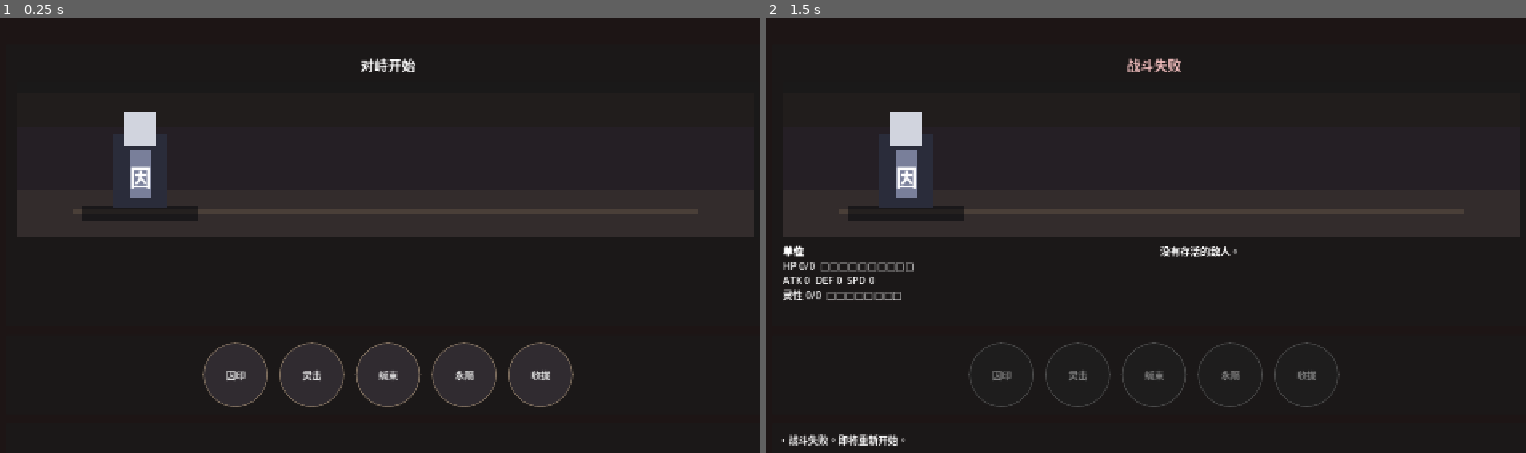
Above: before the commit, frames 1-2 (left to right).
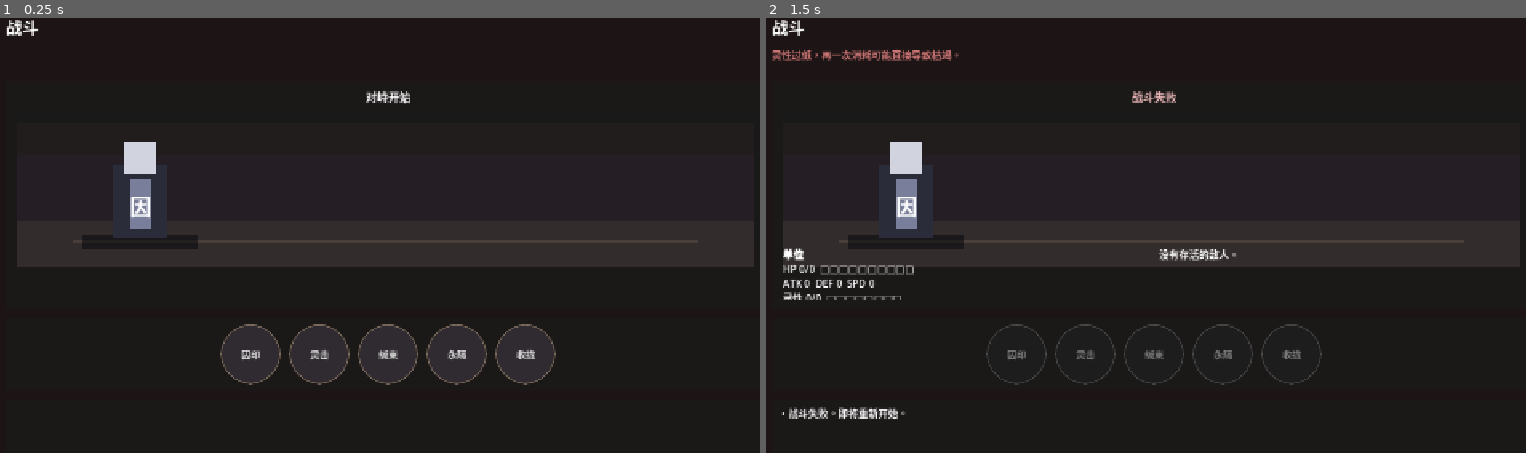
Above: after the commit, the same moments.

Repository: LTL-77/elegy-1-cage-of-solomon
Game: Godot game, scene res://scenes/battle/battle_screen.tscn
Same seed, same stepped clock (60 frames per second), same inputs: the game is played once before the commit and once after it. This scene is started directly instead of the project's main scene.
Inputs:
- Up to frame 1 (0.25 s): no input
- Up to frame 2 (1.5 s): click "囚印" at 0.5 s; tap Enter (ui_accept) at 1.25 s; hold D (move_right) from 1.28 s (still down); hold Q (clean_view) from 1.28 s (still down)

The runs differ from the first frame. In frame 1, 5.4% of the frame differs, in the area x 0-100%, y 0-90%; in frame 2, 5.8%, in the area x 0-100%, y 0-99%.

Commit message:
Tighten battle layout and log visibility

Diff:
--- a/scenes/battle/battle_screen.tscn
+++ b/scenes/battle/battle_screen.tscn
@@ -48,15 +48,15 @@
 [node name="BattleNameLabel" type="Label" parent="MarginContainer/VBoxContainer"]
 unique_name_in_owner = true
 layout_mode = 2
-theme_override_font_sizes/font_size = 30
+theme_override_font_sizes/font_size = 26
 text = "战斗"
 
 [node name="StatusLabel" type="RichTextLabel" parent="MarginContainer/VBoxContainer"]
 unique_name_in_owner = true
-custom_minimum_size = Vector2(0, 50)
-layout_mode = 2
-bbcode_enabled = true
-fit_content = true
+custom_minimum_size = Vector2(0, 40)
+layout_mode = 2
+bbcode_enabled = true
+fit_content = false
 scroll_active = false
 
 [node name="StagePanel" type="PanelContainer" parent="MarginContainer/VBoxContainer"]
@@ -65,22 +65,22 @@
 
 [node name="StageMargin" type="MarginContainer" parent="MarginContainer/VBoxContainer/StagePanel"]
 offset_right = 1224.0
-offset_bottom = 350.0
+offset_bottom = 320.0
 theme_override_constants/margin_left = 18
-theme_override_constants/margin_top = 16
+theme_override_constants/margin_top = 12
 theme_override_constants/margin_right = 18
-theme_override_constants/margin_bottom = 16
+theme_override_constants/margin_bottom = 12
 
 [node name="StageVBox" type="VBoxContainer" parent="MarginContainer/VBoxContainer/StagePanel/StageMargin"]
 layout_mode = 2
 size_flags_vertical = 3
-theme_override_constants/separation = 10
+theme_override_constants/separation = 8
 
 [node name="FeedbackLabel" type="Label" parent="MarginContainer/VBoxContainer/StagePanel/StageMargin/StageVBox"]
 unique_name_in_owner = true
 layout_mode = 2
 horizontal_alignment = 1
-theme_override_font_sizes/font_size = 22
+theme_override_font_sizes/font_size = 18
 text = "对峙开始"
 
 [node name="BattlefieldPanel" type="PanelContainer" parent="MarginContainer/VBoxContainer/StagePanel/StageMargin/StageVBox"]
@@ -89,7 +89,7 @@
 
 [node name="BattlefieldRoot" type="Control" parent="MarginContainer/VBoxContainer/StagePanel/StageMargin/StageVBox/BattlefieldPanel"]
 unique_name_in_owner = true
-custom_minimum_size = Vector2(0, 250)
+custom_minimum_size = Vector2(0, 210)
 layout_mode = 2
 
 [node name="BattlefieldGlow" type="ColorRect" parent="MarginContainer/VBoxContainer/StagePanel/StageMargin/StageVBox/BattlefieldPanel/BattlefieldRoot"]
@@ -201,24 +201,24 @@
 
 [node name="CombatInfo" type="HBoxContainer" parent="MarginContainer/VBoxContainer/StagePanel/StageMargin/StageVBox"]
 layout_mode = 2
-theme_override_constants/separation = 20
+theme_override_constants/separation = 16
 
 [node name="PlayerLabel" type="RichTextLabel" parent="MarginContainer/VBoxContainer/StagePanel/StageMargin/StageVBox/CombatInfo"]
 unique_name_in_owner = true
-custom_minimum_size = Vector2(360, 116)
+custom_minimum_size = Vector2(320, 88)
 layout_mode = 2
 size_flags_horizontal = 3
 bbcode_enabled = true
-fit_content = true
+fit_content = false
 scroll_active = false
 
 [node name="EnemyLabel" type="RichTextLabel" parent="MarginContainer/VBoxContainer/StagePanel/StageMargin/StageVBox/CombatInfo"]
 unique_name_in_owner = true
-custom_minimum_size = Vector2(420, 116)
+custom_minimum_size = Vector2(360, 88)
 layout_mode = 2
 size_flags_horizontal = 3
 bbcode_enabled = true
-fit_content = true
+fit_content = false
 scroll_active = false
 
 [node name="ActionPanel" type="PanelContainer" parent="MarginContainer/VBoxContainer"]
@@ -226,44 +226,44 @@
 
 [node name="ActionMargin" type="MarginContainer" parent="MarginContainer/VBoxContainer/ActionPanel"]
 offset_right = 1224.0
-offset_bottom = 156.0
+offset_bottom = 142.0
 theme_override_constants/margin_left = 16
-theme_override_constants/margin_top = 12
+theme_override_constants/margin_top = 10
 theme_override_constants/margin_right = 16
-theme_override_constants/margin_bottom = 12
+theme_override_constants/margin_bottom = 10
 
 [node name="ActionRow" type="HBoxContainer" parent="MarginContainer/VBoxContainer/ActionPanel/ActionMargin"]
 layout_mode = 2
 alignment = 1
-theme_override_constants/separation = 18
+theme_override_constants/separation = 14
 
 [node name="PhysicalAttackButton" type="Button" parent="MarginContainer/VBoxContainer/ActionPanel/ActionMargin/ActionRow"]
 unique_name_in_owner = true
-custom_minimum_size = Vector2(104, 104)
+custom_minimum_size = Vector2(96, 96)
 layout_mode = 2
 text = "囚印"
 
 [node name="SpiritAttackButton" type="Button" parent="MarginContainer/VBoxContainer/ActionPanel/ActionMargin/ActionRow"]
 unique_name_in_owner = true
-custom_minimum_size = Vector2(104, 104)
+custom_minimum_size = Vector2(96, 96)
 layout_mode = 2
 text = "灵击"
 
 [node name="SkillOneButton" type="Button" parent="MarginContainer/VBoxContainer/ActionPanel/ActionMargin/ActionRow"]
 unique_name_in_owner = true
-custom_minimum_size = Vector2(104, 104)
+custom_minimum_size = Vector2(96, 96)
 layout_mode = 2
 text = "缄束"
 
 [node name="SkillTwoButton" type="Button" parent="MarginContainer/VBoxContainer/ActionPanel/ActionMargin/ActionRow"]
 unique_name_in_owner = true
-custom_minimum_size = Vector2(104, 104)
+custom_minimum_size = Vector2(96, 96)
 layout_mode = 2
 text = "永隔"
 
 [node name="SkillThreeButton" type="Button" parent="MarginContainer/VBoxContainer/ActionPanel/ActionMargin/ActionRow"]
 unique_name_in_owner = true
-custom_minimum_size = Vector2(104, 104)
+custom_minimum_size = Vector2(96, 96)
 layout_mode = 2
 text = "收拢"
 
@@ -272,18 +272,19 @@
 
 [node name="LogMargin" type="MarginContainer" parent="MarginContainer/VBoxContainer/LogPanel"]
 offset_right = 1224.0
-offset_bottom = 152.0
+offset_bottom = 126.0
 theme_override_constants/margin_left = 16
-theme_override_constants/margin_top = 14
+theme_override_constants/margin_top = 10
 theme_override_constants/margin_right = 16
-theme_override_constants/margin_bottom = 14
+theme_override_constants/margin_bottom = 10
 
 [node name="LogLabel" type="RichTextLabel" parent="MarginContainer/VBoxContainer/LogPanel/LogMargin"]
 unique_name_in_owner = true
-custom_minimum_size = Vector2(0, 124)
-layout_mode = 2
-bbcode_enabled = true
-scroll_active = false
+custom_minimum_size = Vector2(0, 96)
+layout_mode = 2
+bbcode_enabled = true
+fit_content = false
+scroll_active = true
 
 [connection signal="pressed" from="MarginContainer/VBoxContainer/ActionPanel/ActionMargin/ActionRow/PhysicalAttackButton" to="." method="_on_physical_attack_button_pressed"]
 [connection signal="pressed" from="MarginContainer/VBoxContainer/ActionPanel/ActionMargin/ActionRow/SpiritAttackButton" to="." method="_on_spirit_attack_button_pressed"]
--- a/scripts/battle/battle_screen.gd
+++ b/scripts/battle/battle_screen.gd
@@ -152,6 +152,8 @@
 	_player_label.text = _format_unit(_player)
 	_enemy_label.text = _format_enemy_block()
 	_log_label.text = "\n".join(_log_lines)
+	if _log_lines.size() > 0:
+		_log_label.scroll_to_line(_log_lines.size() - 1)
 	_status_label.text = _build_status_text()
 	_refresh_enemy_formation()
 
